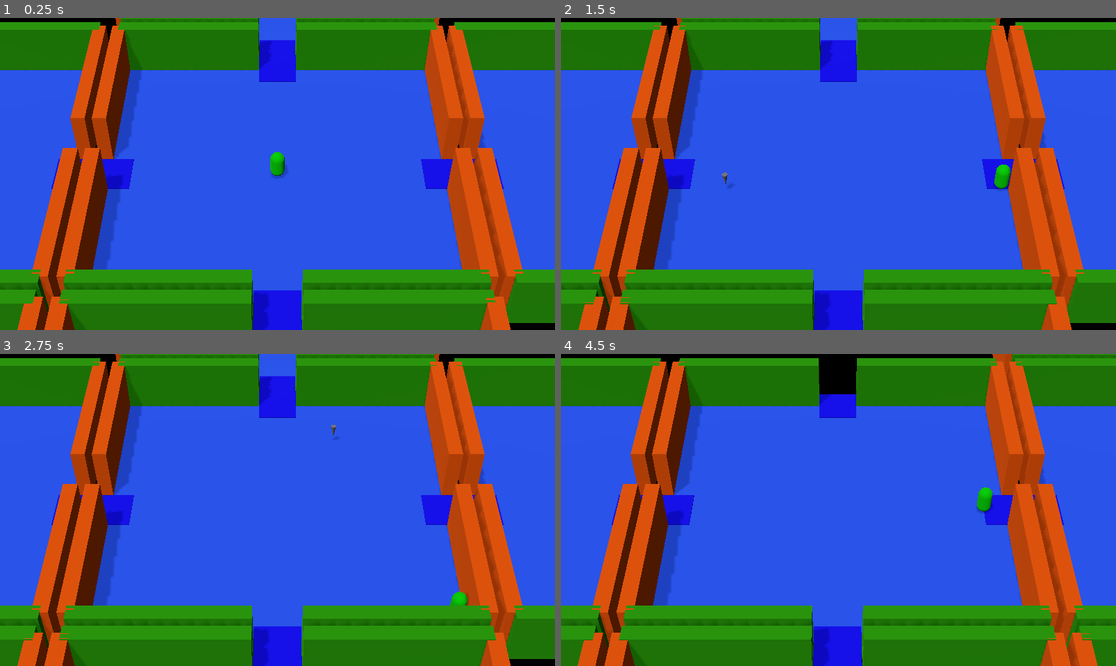
Above: before the commit, frames 1-4 (two rows, left to right).
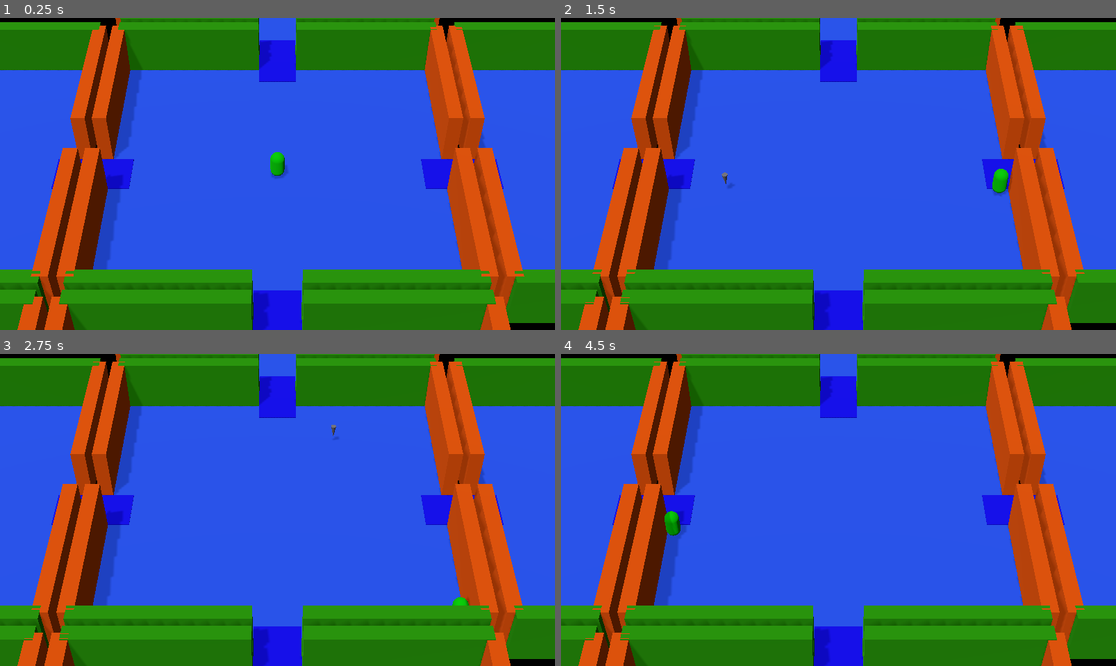
Above: after the commit, the same moments.

Repository: Faramine/rayb-game
Game: Godot game, scene res://world.tscn
The game is run twice, just before and just after one commit, with the same random seed, the same clock (stepped at 60 frames per second) and the same inputs.
Inputs (mouse positions are in pixels of both pictures, inside the frame that each line leads up to):
- Up to frame 1 (0.25 s): no input
- Up to frame 2 (1.5 s): tap Enter at 0.5 s; move the mouse to (960, 158) at 0.52 s; hold D (move_right) 0.53-1.28 s; click (960, 158) at 0.67 s; move the mouse to (727, 189) at 1.27 s; hold S (move_down) from 1.28 s (still down)
- Up to frame 3 (2.75 s): move the mouse to (333, 441) at 2.02 s; release S (move_down) at 2.03 s; hold D (move_right) from 2.03 s (still down)
- Up to frame 4 (4.5 s): tap Space at 2.75 s; move the mouse to (810, 572) at 2.77 s; release D (move_right) at 2.78 s; hold W (move_up) 2.78-3.53 s; click (810, 572) at 2.92 s; move the mouse to (1005, 556) at 3.52 s; hold A (move_left) from 3.53 s (still down); move the mouse to (672, 463) at 4.27 s

The runs differ from the first frame. In frame 1, 0.2% of the frame differs, in the area x 4-95%, y 2-98%; in frame 2, 0.2%; in frame 3, less than 0.1%; in frame 4, 4.6%, in the area x 3-100%, y 0-100%.

Commit message:
fix movement (move_and_slide)

Diff:
--- a/player.gd
+++ b/player.gd
@@ -5,11 +5,13 @@
 @export var speed = 15
 @export var friction : float = 13
 var acceleration : Vector3 = Vector3.ZERO
-var dash_speed = 100
+var dash_speed = 150
 var dash_time = 0
 var dashpos = Vector3()
 var movable = true
 var click_position = Vector2()
+
+var gravity = ProjectSettings.get_setting("physics/3d/default_gravity")
 
 func dash(dashpos: Vector3):
 	movable = false
@@ -17,32 +19,29 @@
 	dashpos.y = 0
 
 func _process(delta):
-	velocity = Vector3()
-	var pos = Vector3()
-
 	if movable:
-		input_move2(delta)
+		input_move(delta)
 	else:
 		dash_time += delta
-		pos = position
-		pos.y = 0
-		if (pos-dashpos).length() < 0.5 || dash_time >0.3:
+		dashpos.y = position.y
+		if (position-dashpos).length() < 0.5 || dash_time >0.3:
+			# Si le dash est fini
 			movable = true
 			dash_time = 0
+			velocity = Vector3.ZERO
 		else:
-			velocity = (dashpos - position).normalized() * dash_speed * delta
-	move_and_collide(velocity)
+			velocity = (dashpos - position).normalized() * dash_speed
+#	move_and_collide(velocity)
+	if not is_on_floor():
+		velocity.y -= gravity
+
+	move_and_slide()
 
 func input_move(delta):
-	var traction = controller.move_vector()
-	acceleration += traction * acceleration * delta
-#	velocity -= velocity * friction * delta
-
-func input_move2(delta):
 	var direction = controller.move_vector()
 	if direction:
-		acceleration = direction * speed * delta
+		velocity.x = direction.x * speed
+		velocity.z = direction.z * speed
 	else:
-		acceleration.x = lerp(acceleration.x, 0.0, delta * friction)
-		acceleration.z = lerp(acceleration.z, 0.0, delta * friction)
-	velocity += acceleration
+		velocity.x = lerp(velocity.x, 0.0, delta * friction)
+		velocity.z = lerp(velocity.z, 0.0, delta * friction)
--- a/player_controller.tscn
+++ b/player_controller.tscn
@@ -38,7 +38,6 @@
 skeleton = NodePath("../..")
 
 [node name="Player" type="CharacterBody3D" parent="."]
-motion_mode = 1
 script = ExtResource("1_f0yg5")
 
 [node name="CollisionShape3D" type="CollisionShape3D" parent="Player"]
--- a/room_base.tscn
+++ b/room_base.tscn
@@ -98,20 +98,24 @@
 
 [node name="Doormat_down" type="CSGBox3D" parent="NavigationRegion3D"]
 transform = Transform3D(1, 0, 0, 0, 1, 0, 0, 0, 1, 12, 0, 0)
+use_collision = true
 size = Vector3(3, 0.1, 3)
 material = SubResource("StandardMaterial3D_t4afj")
 
 [node name="Doormat_left" type="CSGBox3D" parent="NavigationRegion3D"]
 transform = Transform3D(1, 0, 0, 0, 1, 0, 0, 0, 1, 0, 0, 12)
+use_collision = true
 size = Vector3(3, 0.1, 3)
 material = SubResource("StandardMaterial3D_t4afj")
 
 [node name="Doormat_up" type="CSGBox3D" parent="NavigationRegion3D"]
 transform = Transform3D(1, 0, 0, 0, 1, 0, 0, 0, 1, -12, 0, 0)
+use_collision = true
 size = Vector3(3, 0.1, 3)
 material = SubResource("StandardMaterial3D_t4afj")
 
 [node name="Doormat_right" type="CSGBox3D" parent="NavigationRegion3D"]
 transform = Transform3D(1, 0, 0, 0, 1, 0, 0, 0, 1, 0, 0, -12)
+use_collision = true
 size = Vector3(3, 0.1, 3)
 material = SubResource("StandardMaterial3D_t4afj")
--- a/world.tscn
+++ b/world.tscn
@@ -7,7 +7,7 @@
 script = ExtResource("1_tlwt5")
 
 [node name="Player_controller" parent="." instance=ExtResource("2_tlwt5")]
-transform = Transform3D(1, 0, 0, 0, 1, 0, 0, 0, 1, 0, 1, 0)
+transform = Transform3D(1, 0, 0, 0, 1, 0, 0, 0, 1, 0, 3, 0)
 
 [node name="DirectionalLight3D" type="DirectionalLight3D" parent="."]
 transform = Transform3D(-0.937933, 0.100651, 0.331889, 0.292937, -0.282365, 0.913487, 0.185657, 0.954012, 0.235355, 0, 9.17929, -5.5155)
